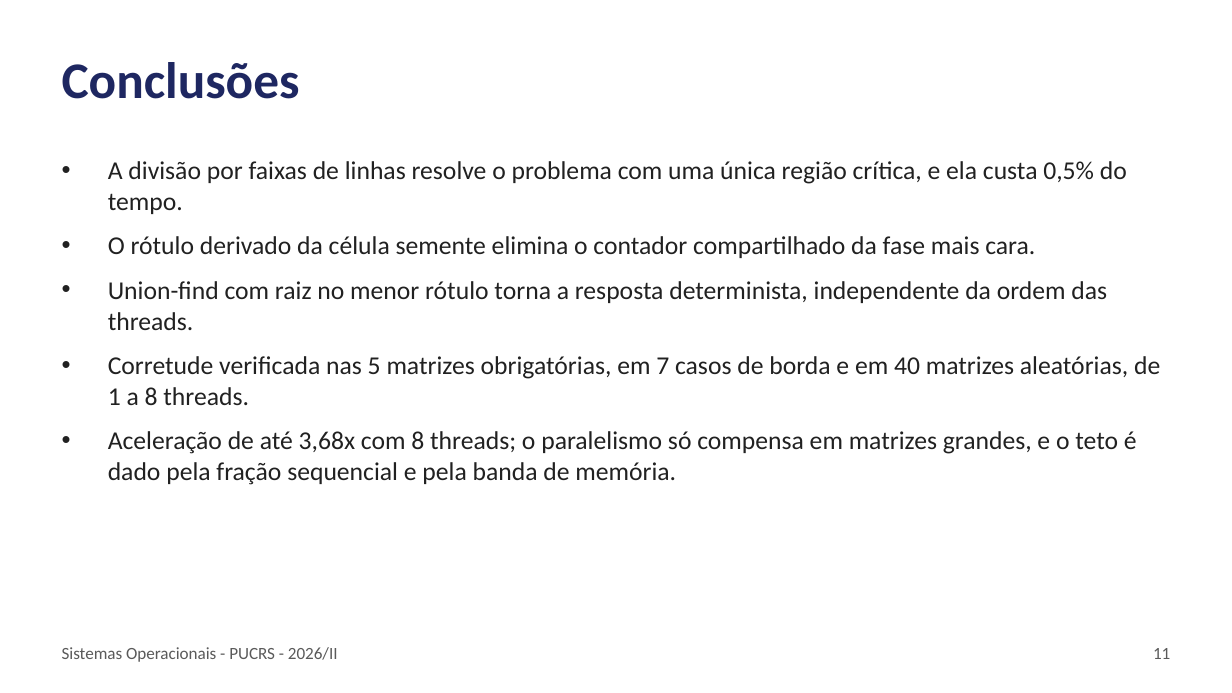
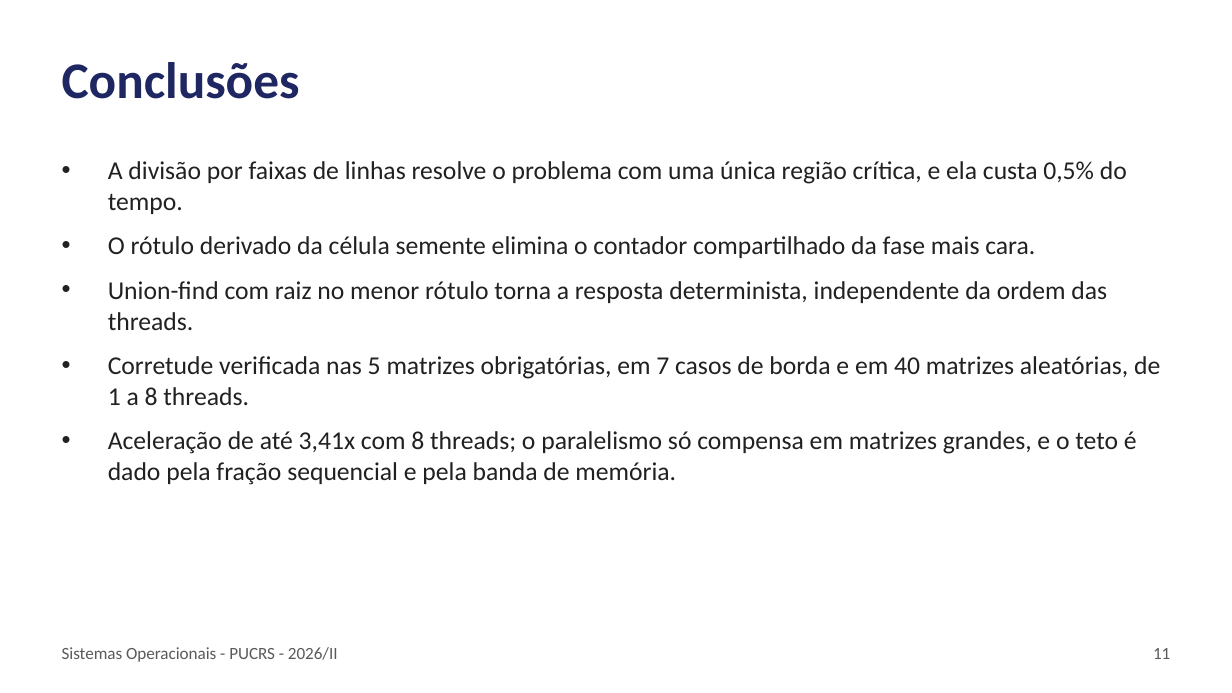
Before and after one commit to PedroWagner12/T1_SISOP, a slide deck: slide 12 of slides/apresentacao.pptx. Drawn at 1232x693 pixels with LibreOffice and Linux fonts; fonts in the diff are those of the drawing. Boxes give left, top, right and bottom in pixels: in the first picture for what was removed or moved away, otherwise in the second. Text is boxed around its words. In the diff, an @@ line names an element or a change of style, - is before the commit and + after.

```diff
--- a/slides/apresentacao.pptx
+++ b/slides/apresentacao.pptx
@@ text at (x1=108, y1=431, x2=1137, y2=485): text changed @@
-• Aceleração de até 3,68x com 8 threads; o paralelismo só compensa em matrizes grandes, e o teto é dado pela fração sequencial e pela banda de memória.
+• Aceleração de até 3,41x com 8 threads; o paralelismo só compensa em matrizes grandes, e o teto é dado pela fração sequencial e pela banda de memória.
```
Also in this commit, not shown: 4 other slides changed, 2 other files.
